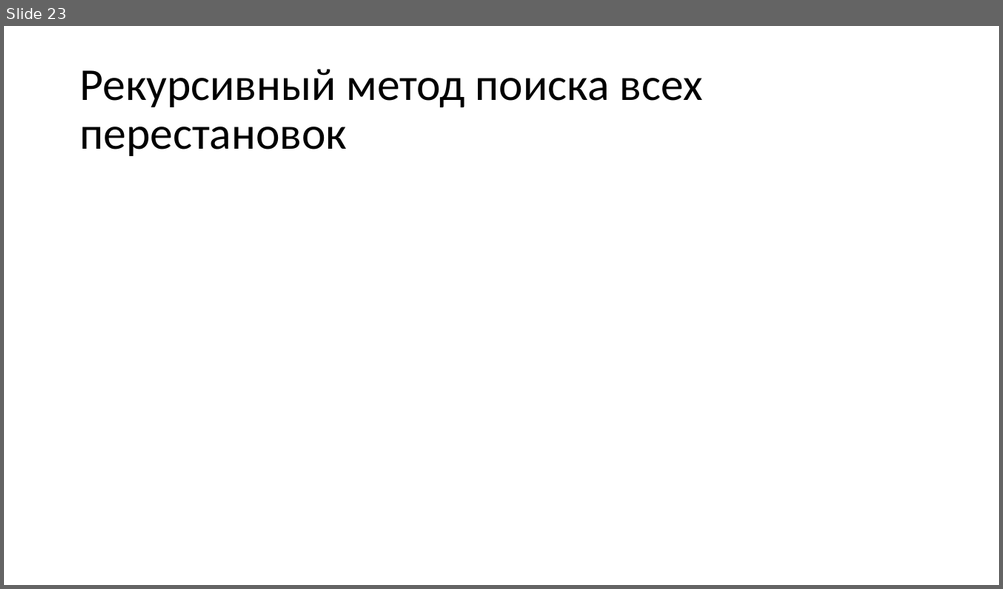
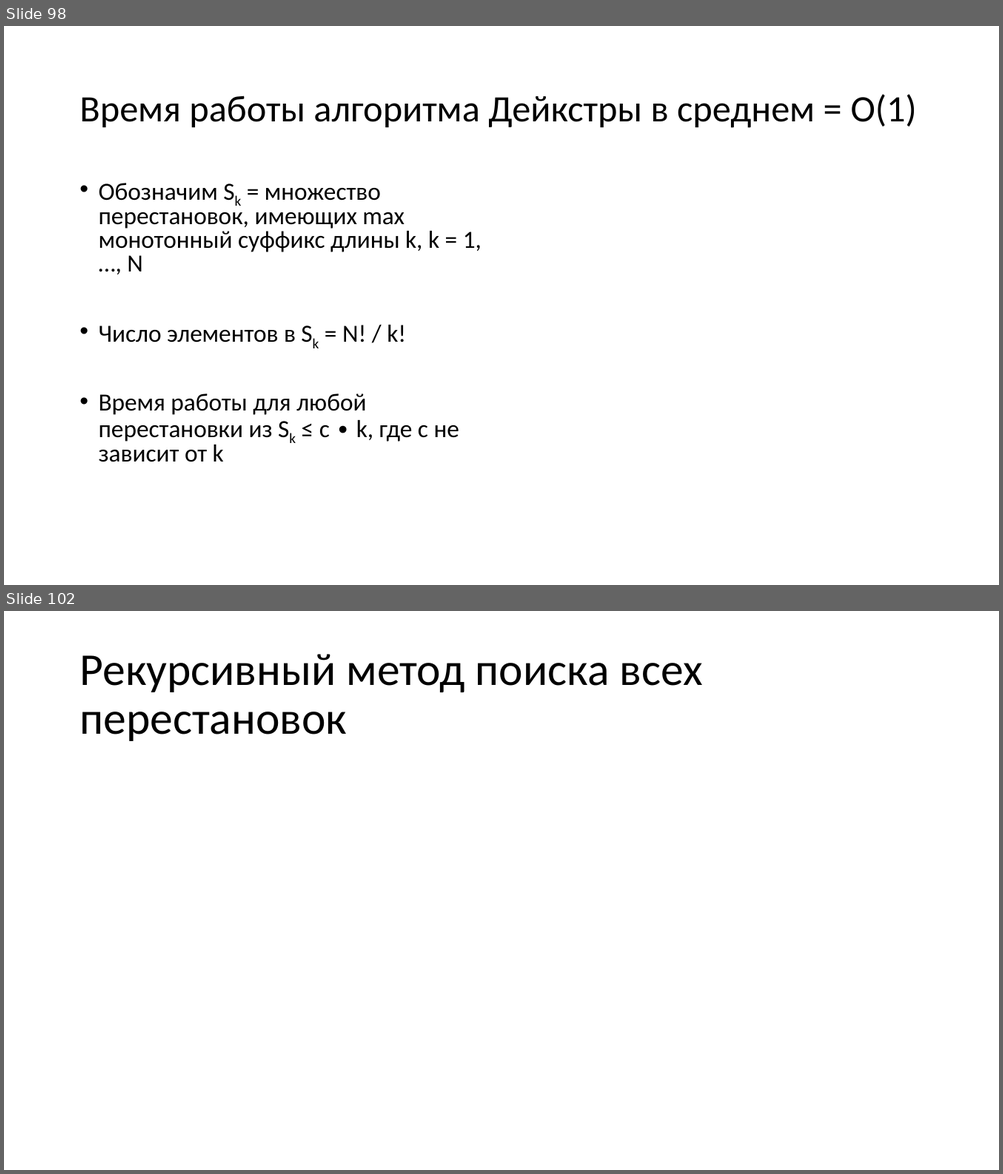
Before and after one commit to Evgueni-Petrov-aka-espetrov/Algorithms-and-Programming-in-C-pptx, a slide deck: 23 Перестановки.pptx. Shown one above the other, each under a label of ours: slide 23 before the commit, slides 98 and 102 after it; the slides between them are not shown. The pictures are 1003x589 and 1003x1174 pixels, drawn with LibreOffice and Linux fonts; fonts in the diff are those of the drawing; grey boxes stand for pictures. Boxes give left, top, right and bottom in pixels: in the first picture for what was removed or moved away, otherwise in the second. Text is boxed around its words. In the diff, an @@ line names an element or a change of style, - is before the commit and + after.

```diff
--- a/23 Перестановки.pptx
+++ b/23 Перестановки.pptx
@@ slide 98 added at <box>4,26,999,585</box>, background #FFFFFF @@
@@ title added at <box>79,94,916,128</box>, 36 pt, text #000000 @@
+Время работы алгоритма Дейкстры в среднем = O(1)
@@ text added at <box>99,183,481,463</box>, 23.8 pt, text #000000 @@
+• Обозначим Sk = множество перестановок, имеющих max монотонный суффикс длины k, k = 1, …, N
+• Число элементов в Sk = N! / k!
+• Время работы для любой перестановки из Sk ≤ c ∙ k, где c не зависит от k
@@ what was slide 23 is now slide 102 @@
```
Also in this commit, not shown: 12 slides changed, 88 other slides added, 10 slides removed.
